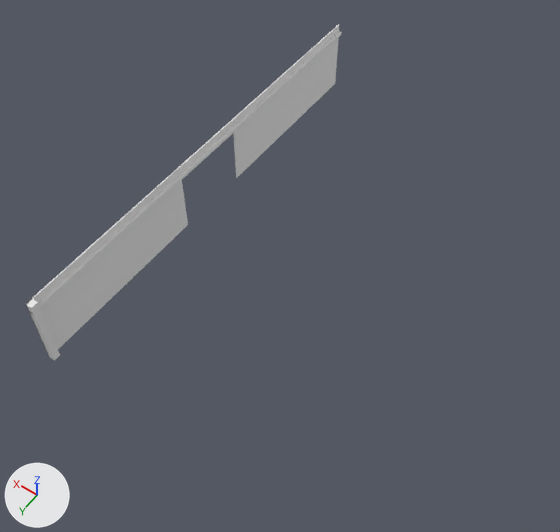
One commit to the FBX model Sources/Soraya/Rooms/Walls/Wall_door.FBX: the scene before it, then after it.
Rendered twice from a 50 mm camera at (-6.3, 17.6, 25.6) aimed at (5.0, 1.7, 0.7). Every picture has the same lights, and +X, +Y and +Z are marked at lower left. Where no turn or scale is listed for an object, it has been applied to the vertices.

In view in the first picture: 'Balk', 'Pillar_cornor', 'Wall_door'.
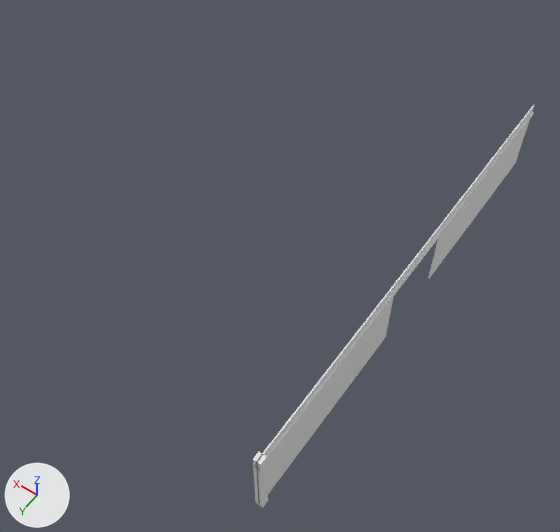
Where the change shows, as pixel boxes (x1, y1, x2, y2) in the pictures (560 x 532 px):
'Wall_door', moved: before (26, 24, 339, 349); after (256, 105, 535, 503)
'Balk', moved: before (29, 31, 342, 315); after (254, 112, 534, 470)
'Pillar_cornor', moved: before (26, 298, 60, 361); after (253, 452, 268, 508)

What the commit changed:
me_mesh has 24 vertices, 44 faces and spans x 0.0, y -10.0..10.0, z 0.0..3.5.
me_mesh is used by ob_wall_door; location (9.98, 0.0, 0.0).
me_mesh part 2: the whole mesh is moved by (0.0, 0.0, -1.8).
me_mesh_002 has 8 vertices, 12 faces and spans x -0.15..0.15, y -0.15..0.15, z 0.0..3.5.
me_mesh_002 is used by ob_pillar_cornor; location (9.85, 9.85, 0.0).
me_mesh_002 part 1: the whole mesh is moved by (0.0, 0.0, -1.75).
Object 'Balk' (ob_balk) moves from (9.9, 0.0, 3.06) to (0.0, 0.0, 3.06).
Object 'Wall_door' (ob_wall_door) moves from (9.98, 0.0, 0.0) to (0.0, 0.0, 1.75).
Object 'Pillar_cornor' (ob_pillar_cornor) moves from (9.85, 9.85, 0.0) to (0.0, 9.85, 1.75).
